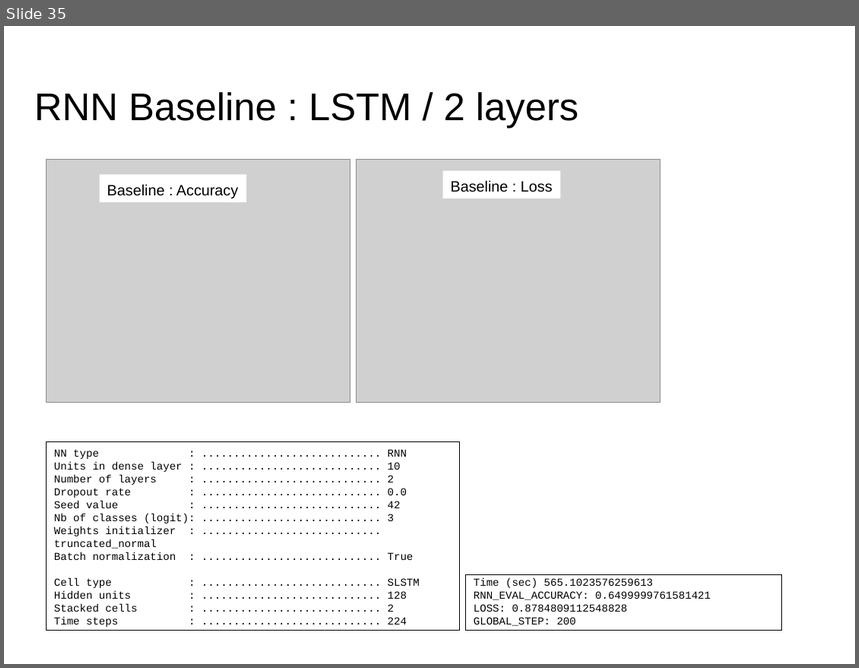
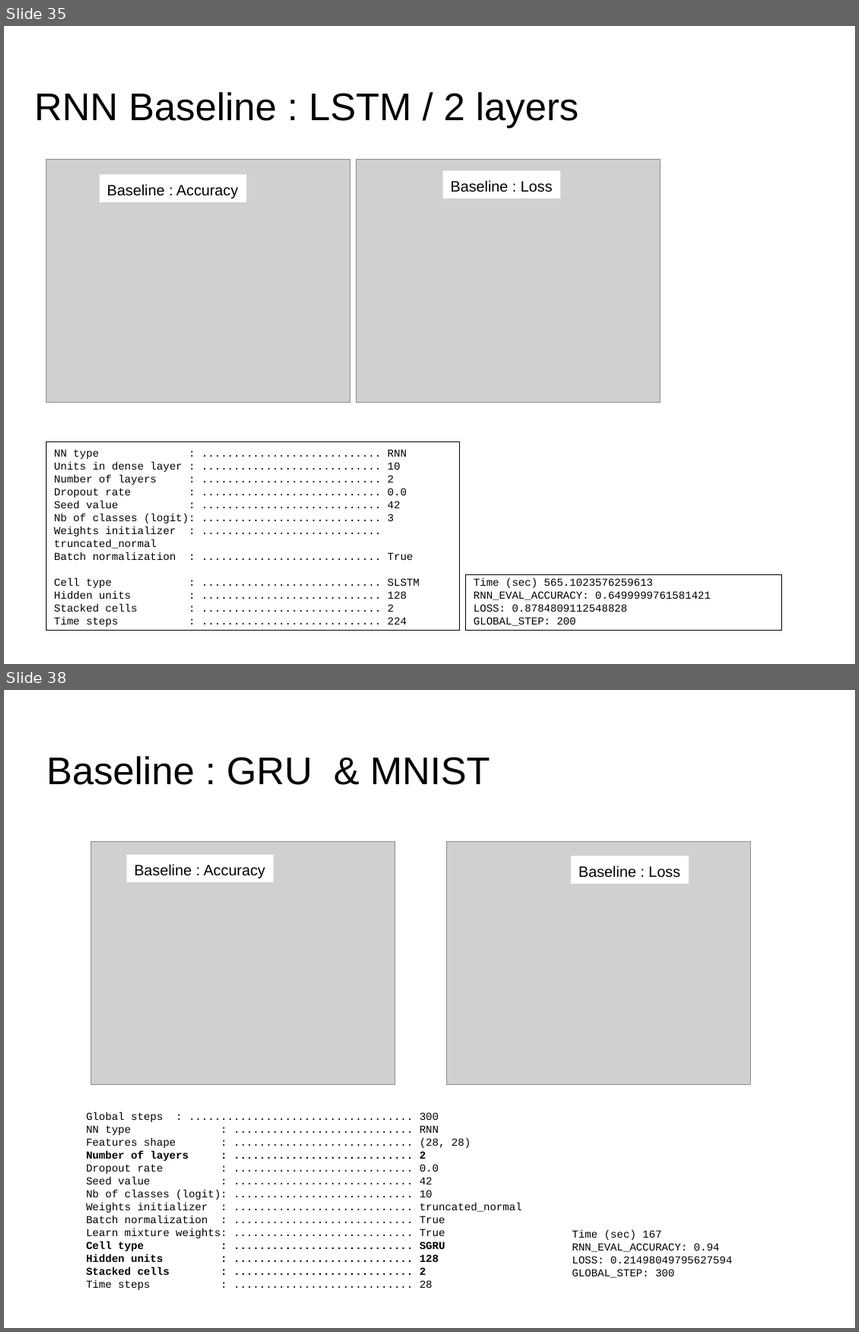
Before and after one commit to dataforcast/OC_Datascientist, a slide deck: P8/report/Openclassrooms_ParcoursDatascientist_P8-V2.odp. Shown one above the other, each under a label of ours: slide 35 before the commit, slides 35 and 38 after it; the slides between them are not shown. The pictures are 859x668 and 859x1332 pixels, drawn with LibreOffice and Linux fonts; fonts in the diff are those of the drawing; grey boxes stand for pictures; background and template pictures are left out. Boxes give left, top, right and bottom in pixels: in the first picture for what was removed or moved away, otherwise in the second. Text is boxed around its words. In the diff, an @@ line names an element or a change of style, - is before the commit and + after.

```diff
--- a/P8/report/Openclassrooms_ParcoursDatascientist_P8-V2.odp
+++ b/P8/report/Openclassrooms_ParcoursDatascientist_P8-V2.odp
@@ slide 38 added at bbox=[4, 690, 855, 1328], background picture (left out) @@
@@ title added at bbox=[47, 756, 490, 785], 36 pt, text #000000 @@
+Baseline : GRU & MNIST
@@ picture added at bbox=[91, 842, 395, 1085] @@
@@ picture added at bbox=[447, 842, 752, 1085] @@
@@ rectangle added at bbox=[127, 854, 274, 882], fill #FFFFFF, 14 pt, text #000000 @@
+Baseline : Accuracy
@@ rectangle added at bbox=[572, 856, 689, 884], fill #FFFFFF, 14 pt, text #000000 @@
+Baseline : Loss
@@ text added at bbox=[86, 1113, 522, 1290], 10 pt, text #000000 @@
+Global steps : ................................... 300
+NN type : ............................ RNN
+Features shape : ............................ (28, 28)
+Number of layers : ............................ 2
+Dropout rate : ............................ 0.0
+Seed value : ............................ 42
+Nb of classes (logit): ............................ 10
+Weights initializer : ............................ truncated_normal
+Batch normalization : ............................ True
+Learn mixture weights: ............................ True
+Cell type : ............................ SGRU
+Hidden units : ............................ 128
+Stacked cells : ............................ 2
+Time steps : ............................ 28
@@ text added at bbox=[572, 1230, 732, 1278], 10 pt, text #000000 @@
+Time (sec) 167
+RNN_EVAL_ACCURACY: 0.94
+LOSS: 0.21498049795627594
+GLOBAL_STEP: 300
```
Also in this commit, not shown: 6 slides changed, 3 other slides added, 4 other files.
